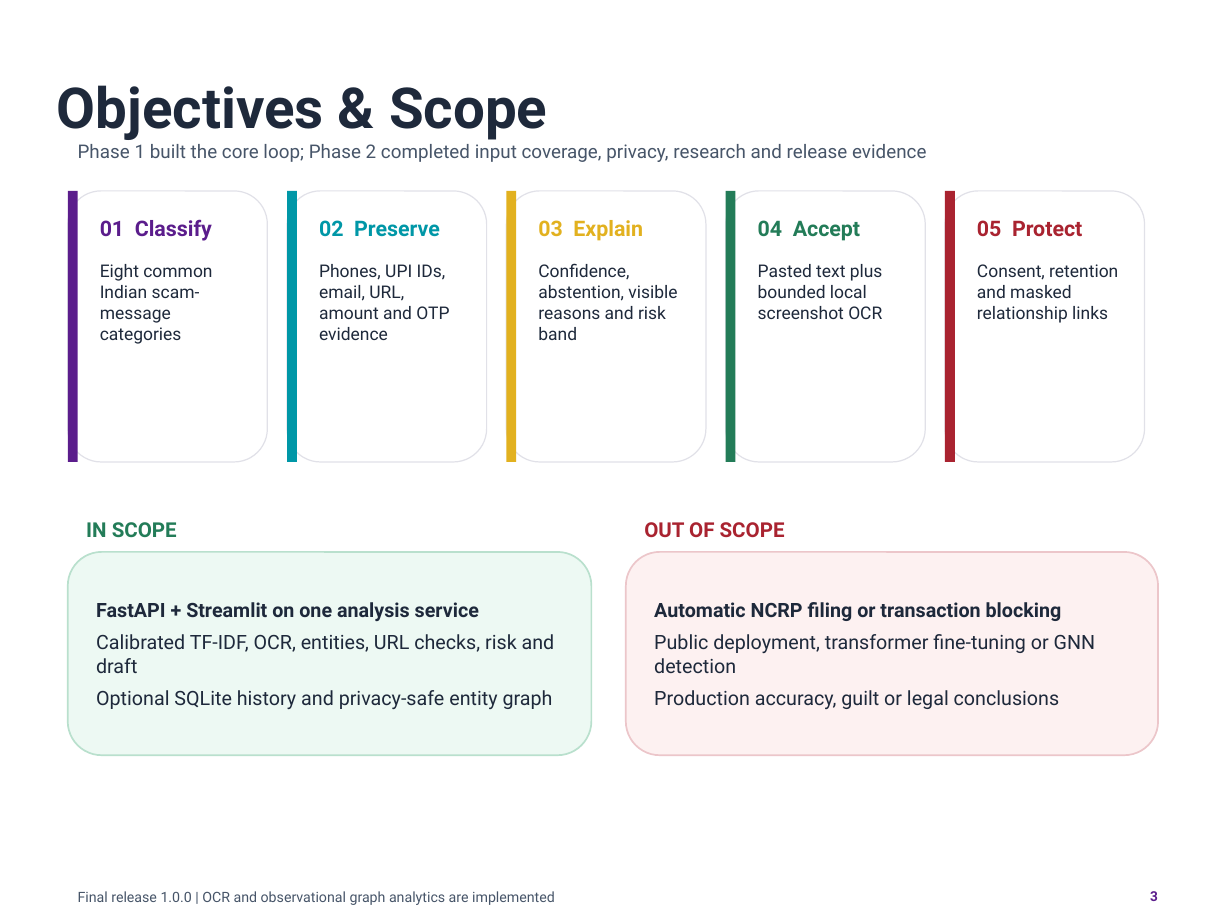
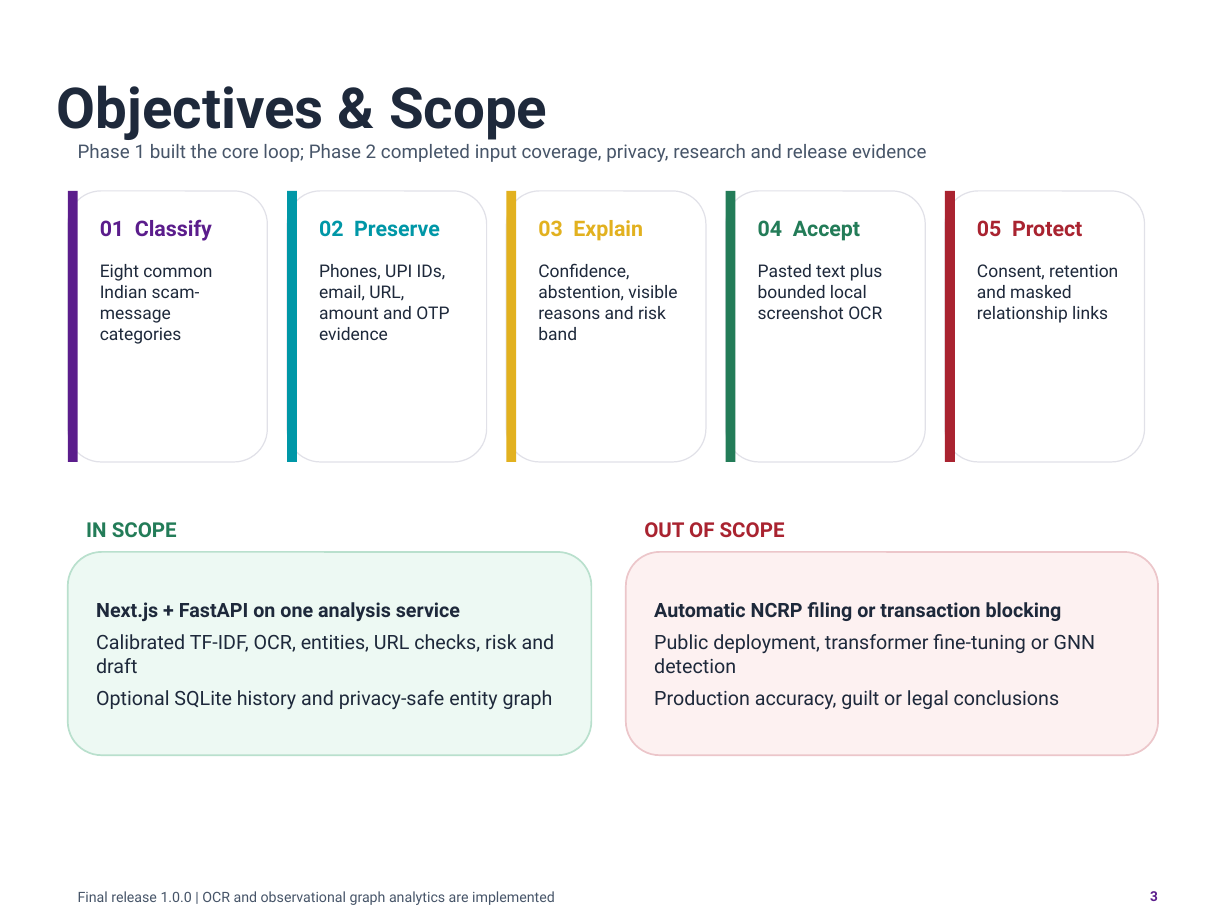
Before and after one commit to GautamBytes/fraudlens-bharat-phase-1, a slide deck: slide 3 of docs/presentation/fraudlens-bharat-final-capstone.pptx. Drawn at 1232x924 pixels with LibreOffice and Linux fonts; fonts in the diff are those of the drawing; background and template pictures are left out. Boxes give left, top, right and bottom in pixels: in the first picture for what was removed or moved away, otherwise in the second. Text is boxed around its words. In the diff, an @@ line names an element or a change of style, - is before the commit and + after.

Commit message:
docs: retire Streamlit presentation evidence

```diff
--- a/docs/presentation/fraudlens-bharat-final-capstone.pptx
+++ b/docs/presentation/fraudlens-bharat-final-capstone.pptx
@@ text in rounded rectangle at <box>96,602,460,621</box>: text changed @@
-FastAPI + Streamlit on one analysis service
+Next.js + FastAPI on one analysis service
```
Also in this commit, not shown: 2 other slides changed, 10 other files.
